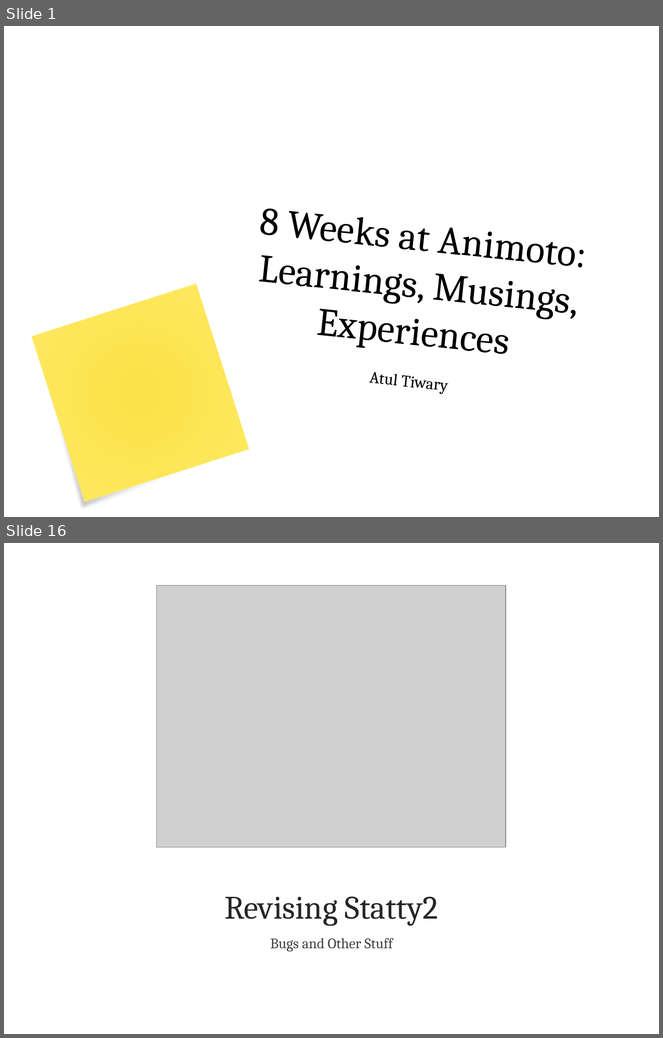
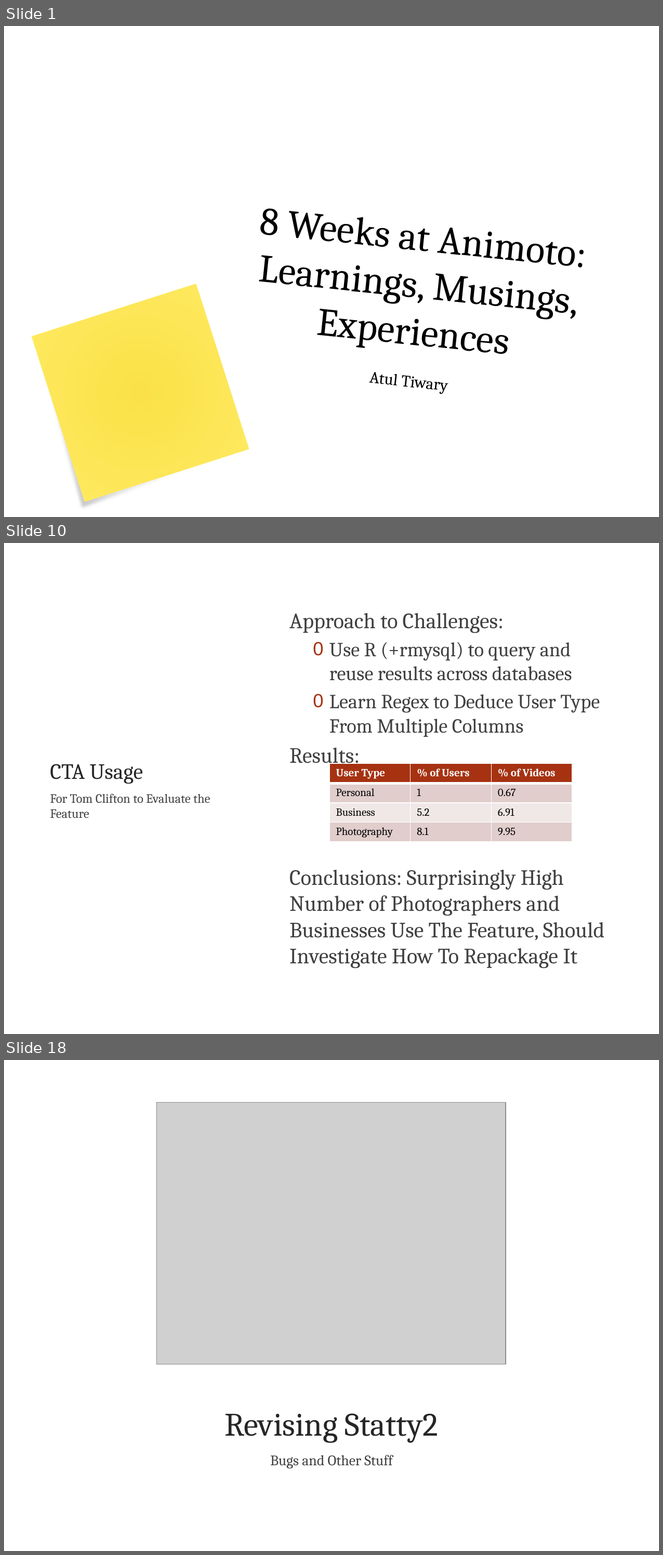
Before and after one commit to atultiwary/TechTalk, a slide deck: TechTalk.pptx. Shown one above the other, each under a label of ours: slides 1 and 16 before the commit, slides 1, 10 and 18 after it; the slides between them are not shown. The pictures are 663x1038 and 663x1555 pixels, drawn with LibreOffice and Linux fonts; fonts in the diff are those of the drawing; grey boxes stand for pictures; background and template pictures are left out. Boxes give left, top, right and bottom in pixels: in the first picture for what was removed or moved away, otherwise in the second. Text is boxed around its words. In the diff, an @@ line names an element or a change of style, - is before the commit and + after.

```diff
--- a/TechTalk.pptx
+++ b/TechTalk.pptx
@@ slide 10 added at (4,543,659,1034), background picture (left out) @@
@@ text added at (289,613,605,968), 24 pt, text #404040 @@
+Approach to Challenges:
+  0 Use R (+rmysql) to query and reuse results across databases
+  0 Learn Regex to Deduce User Type From Multiple Columns
+Results:
+Conclusions: Surprisingly High Number of Photographers and Businesses Use The Feature, Should Investigate How To Repackage It
@@ title added at (50,764,143,784), 24 pt, text #262626 @@
+CTA Usage
@@ table added at (330,764,571,843), 4 rows, 3 columns @@
+User Type | % of Users | % of Videos
+Personal | 1 | 0.67
+Business | 5.2 | 6.91
+Photography | 8.1 | 9.95
@@ text added at (50,794,210,819), 14 pt, text #404040 @@
+For Tom Clifton to Evaluate the Feature
@@ what was slide 16 is now slide 18 @@
```
Also in this commit, not shown: 15 slides changed, 2 other slides added, 2 slides removed.
